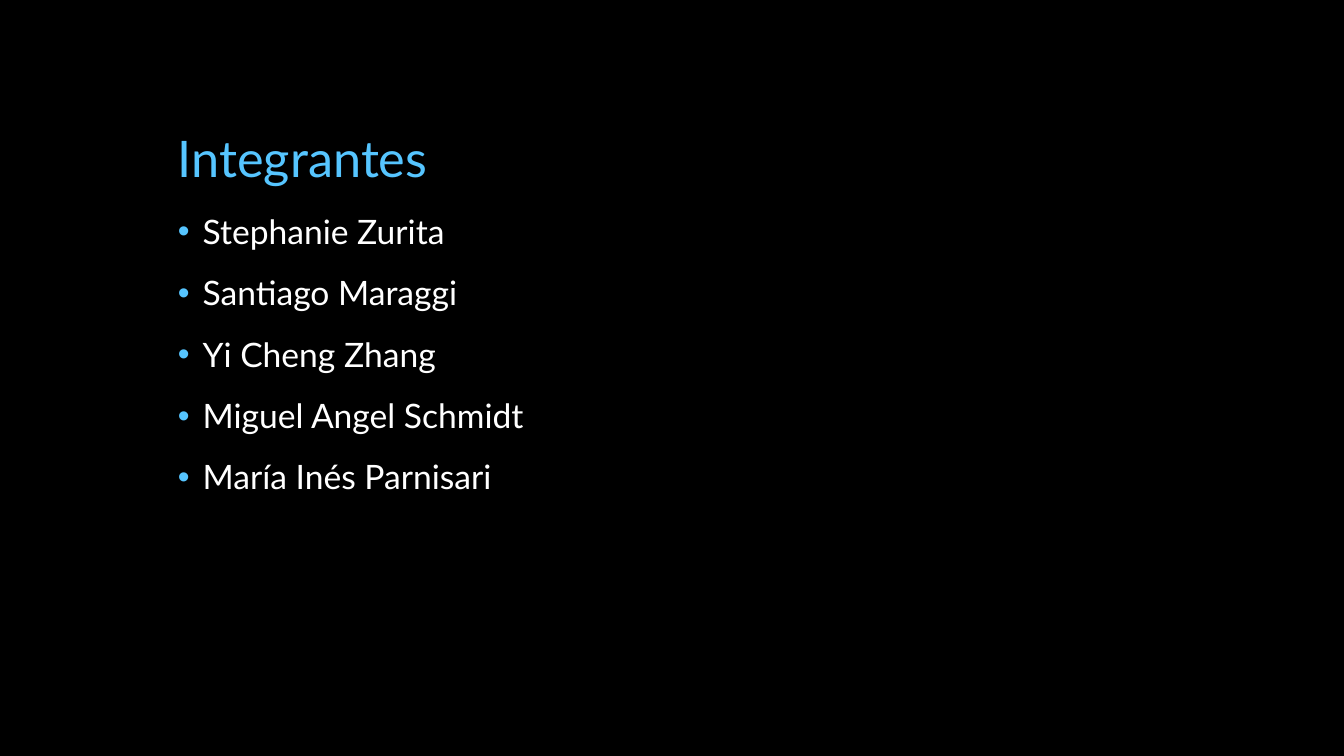
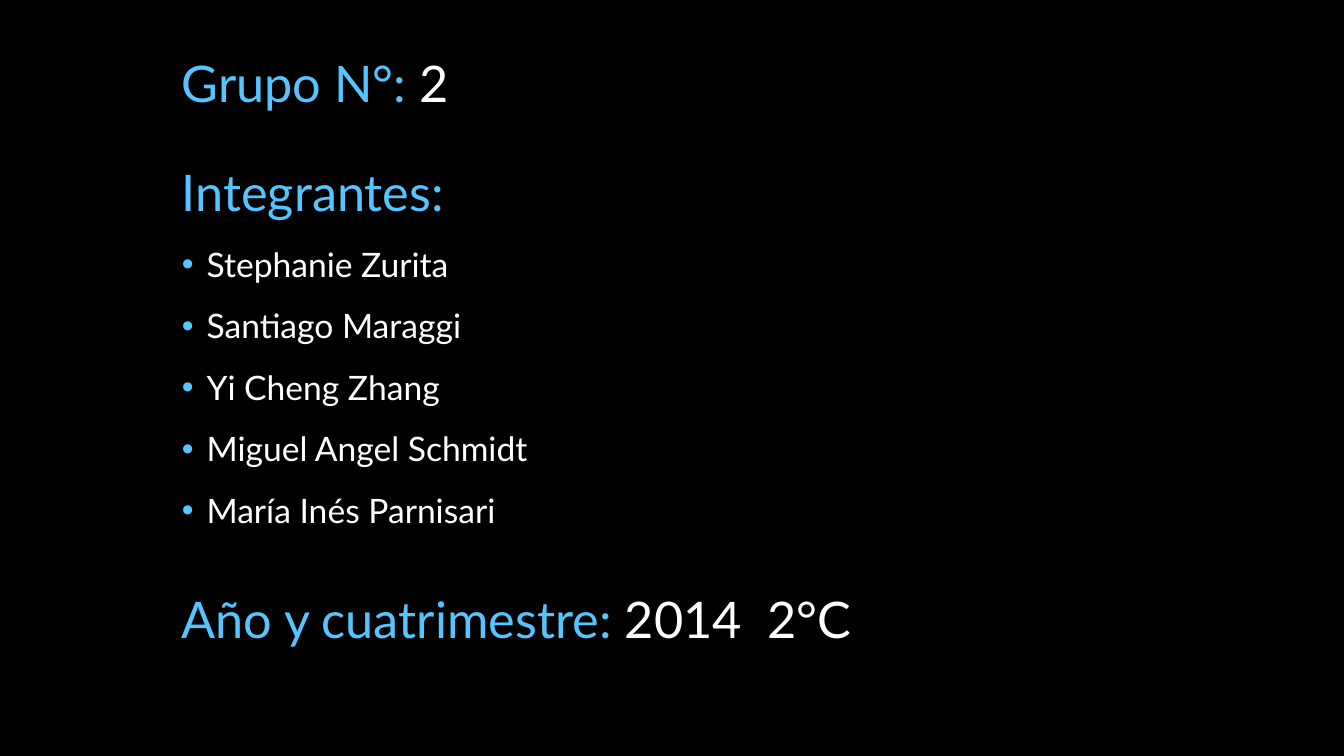
Before and after one commit to miparnisari/implantaciondesistemas, a slide deck: slide 2 of Presentacion/Fuga de Información.pptx. Drawn at 1344x756 pixels with LibreOffice and Linux fonts; fonts in the diff are those of the drawing; background and template pictures are left out. Boxes give left, top, right and bottom in pixels: in the first picture for what was removed or moved away, otherwise in the second. Text is boxed around its words. In the diff, an @@ line names an element or a change of style, - is before the commit and + after.

```diff
--- a/Presentacion/Fuga de Información.pptx
+++ b/Presentacion/Fuga de Información.pptx
@@ title at box(182, 65, 448, 219): text changed @@
-Integrantes
+Grupo N°: 2
+Integrantes:
@@ text "Stephanie Zurita": place and size @@
-text "Stephanie Zurita" at box(203, 219, 524, 490)
+text "Stephanie Zurita" at box(207, 252, 528, 524)
@@ text added at box(182, 601, 852, 647), 36 pt, text #56C5FF @@
+Año y cuatrimestre: 2014 2°C
```
Also in this commit, not shown: 15 other slides changed.
